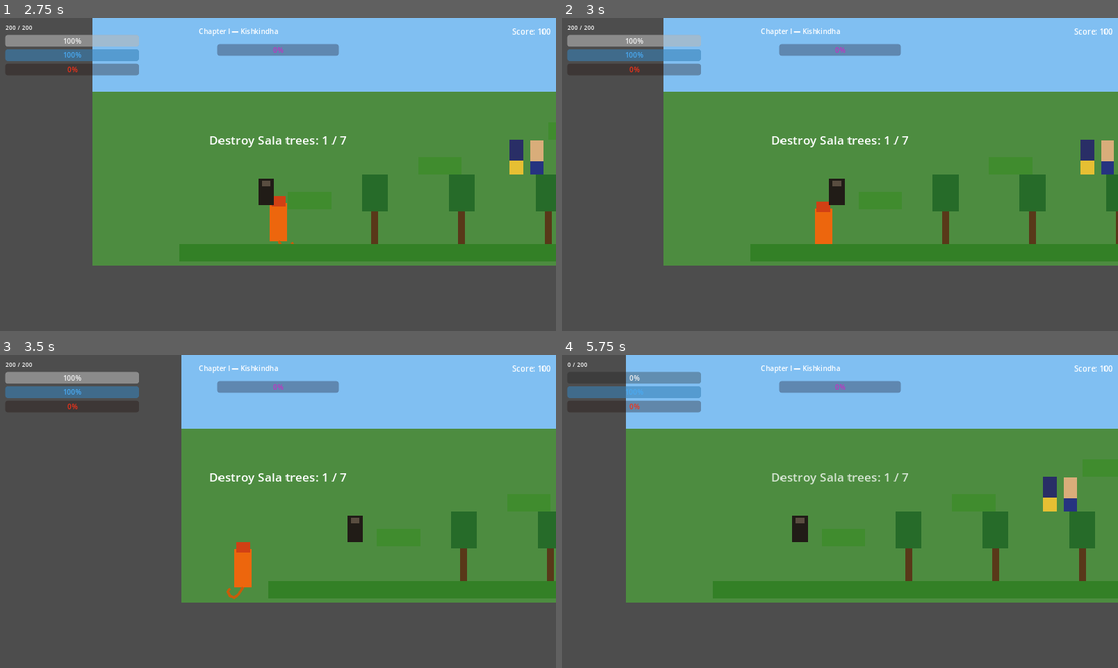
Above: before the commit, frames 1-4 (two rows, left to right).
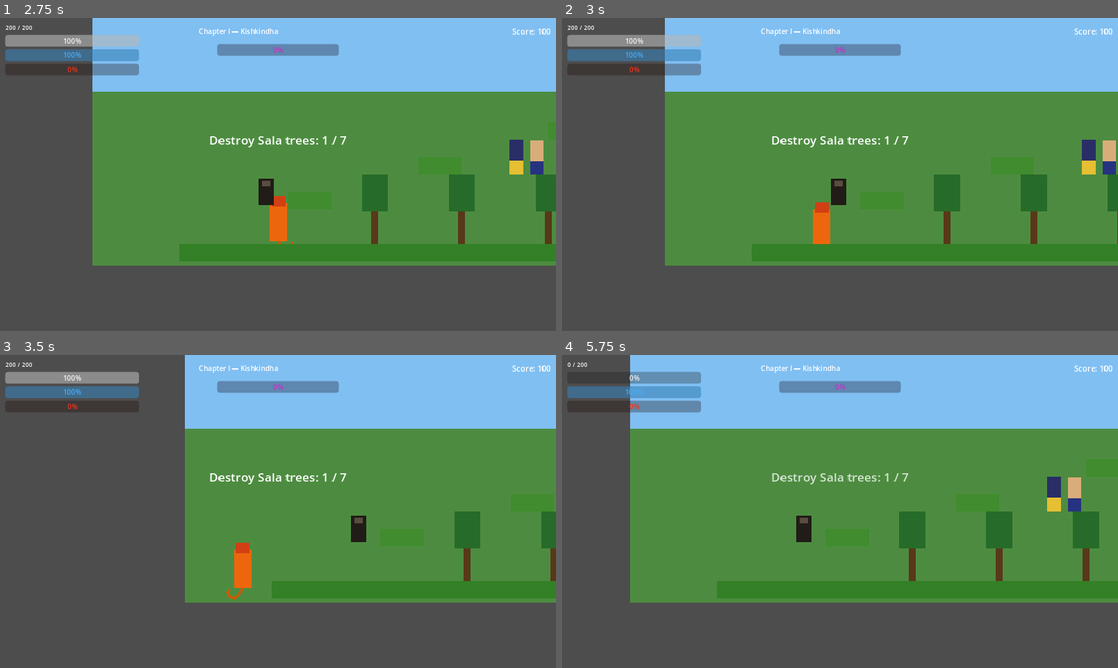
Above: after the commit, the same moments.

Repository: sushritha22496-lang/MediShift
Game: Godot game, scene res://scenes/main_menu.tscn
Same seed, same stepped clock (60 frames per second), same inputs: the game is played once before the commit and once after it.
Inputs:
- Up to frame 1 (2.75 s): click "New Game" at 0.5 s; tap Enter at 1.25 s; hold D (move_right) from 1.28 s (still down); tap 2 (anima) at 1.35 s; tap Space (jump) at 1.52, 2.27 s; tap Ctrl (attack) at 2.1 s
- Up to frame 2 (3 s): release D (move_right) at 2.78 s; hold A (move_left) from 2.78 s (still down); hold Shift (dash) from 2.78 s (still down)
- Up to frame 3 (3.5 s): keep holding A (move_left); keep holding Shift (dash)
- Up to frame 4 (5.75 s): release A (move_left) at 3.53 s; release Shift (dash) at 3.53 s; hold D (move_right) 3.53-5.03 s; tap F (fly) at 3.6 s; tap Space (jump) at 3.77, 4.52, 5.27 s; tap 4 (garima) at 4.35 s; hold A (move_left) from 5.03 s (still down); tap Alt (heavy_attack) at 5.1 s

Frame 1 is identical in both runs. In frame 2, 0.8% of the frame differs, in the area x 18-100%, y 0-80%; in frame 3, 1.2%; in frame 4, 2.0%, in the area x 11-97%, y 0-80%.

Commit message:
Fix wall-climbing only working when facing right
ClimbDetector's raycast direction was hardcoded and never flipped with
the player's facing direction, so approaching a climbable wall while
facing left silently failed to detect it. Now flips with facing_right,
matching how the sprite itself flips.

Diff:
--- a/scripts/player/Hanuman.gd
+++ b/scripts/player/Hanuman.gd
@@ -220,6 +220,8 @@
 
 # ─── Climb ───────────────────────────────────────────────────────────────────
 func _handle_climb() -> void:
+	if climb_detector:
+		climb_detector.target_position.x = absf(climb_detector.target_position.x) * (1.0 if facing_right else -1.0)
 	if climb_detector and climb_detector.is_colliding():
 		on_wall = true
 		if Input.is_action_pressed("jump") or Input.is_action_pressed("move_up"):
Not shown, changed: docs/index.html
Not shown, changed: docs/index.pck
Not shown, changed: docs/index.service.worker.js
